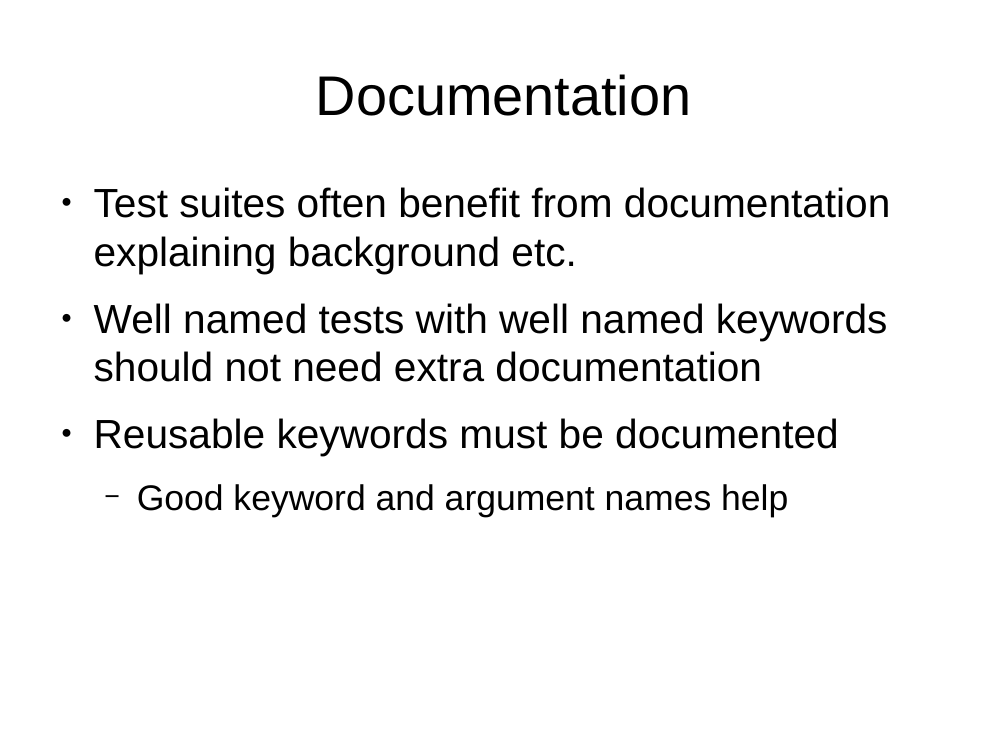
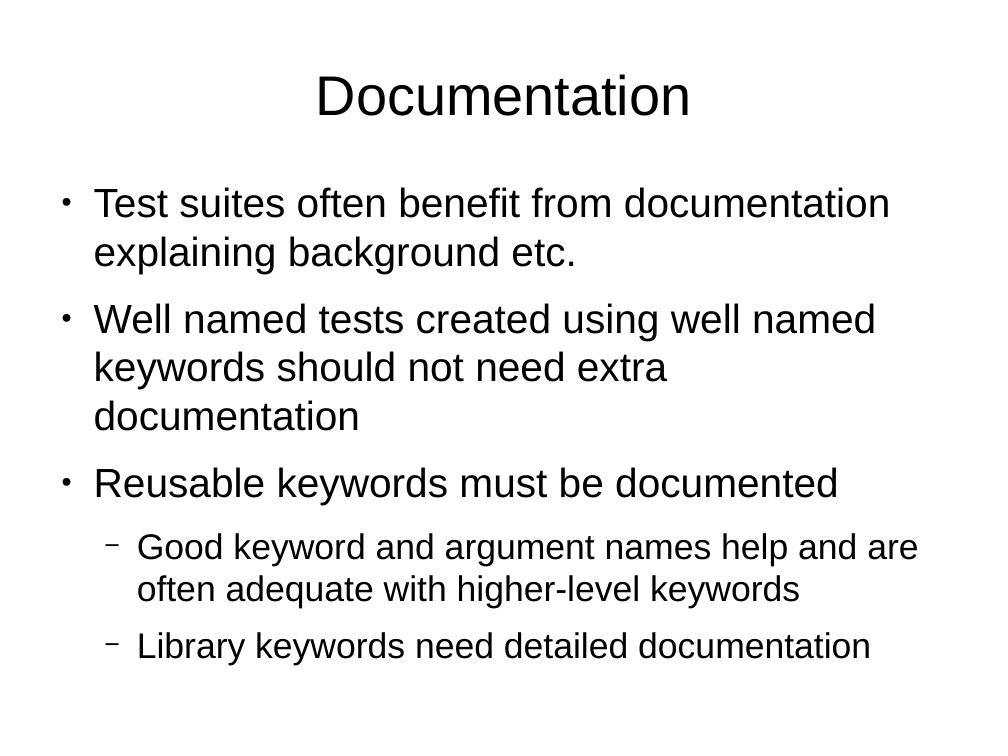
Before and after one commit to robotframework/DosDontsSlides, a slide deck: slide 5 of RobotFrameworkDosAndDonts.odp. Drawn at 1008x756 pixels with LibreOffice and Linux fonts; fonts in the diff are those of the drawing. Boxes give left, top, right and bottom in pixels: in the first picture for what was removed or moved away, otherwise in the second. Text is boxed around its words. In the diff, an @@ line names an element or a change of style, - is before the commit and + after.

```diff
--- a/RobotFrameworkDosAndDonts.odp
+++ b/RobotFrameworkDosAndDonts.odp
@@ text at <box>94,303,876,431</box>: text changed @@
-● Well named tests with well named keywords should not need extra documentation
+● Well named tests created using well named keywords should not need extra documentation
@@ text at <box>137,533,918,666</box>: text changed @@
-  − Good keyword and argument names help
+  − Good keyword and argument names help and are often adequate with higher-level keywords
+  − Library keywords need detailed documentation
```
Also in this commit, not shown: 6 other slides changed.
